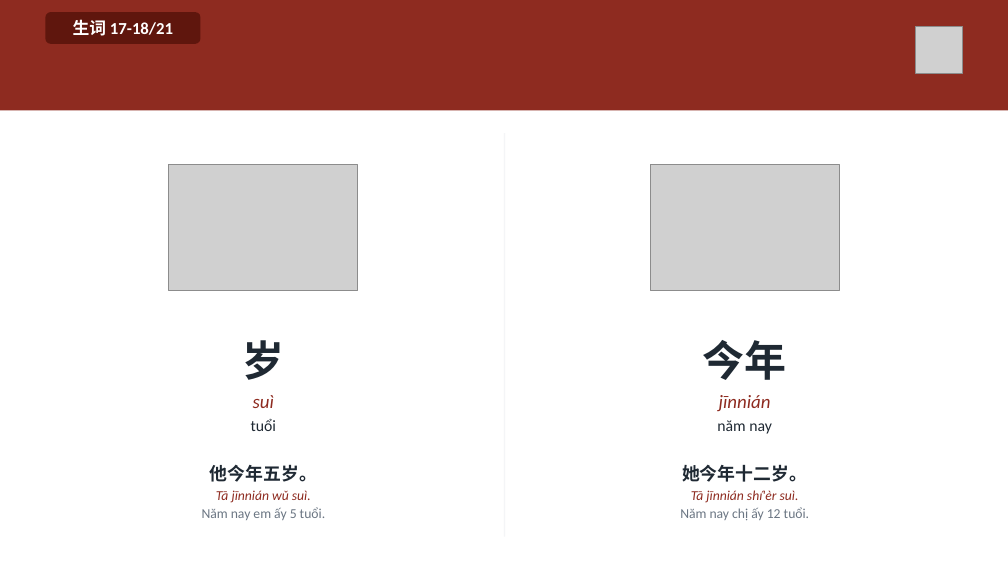
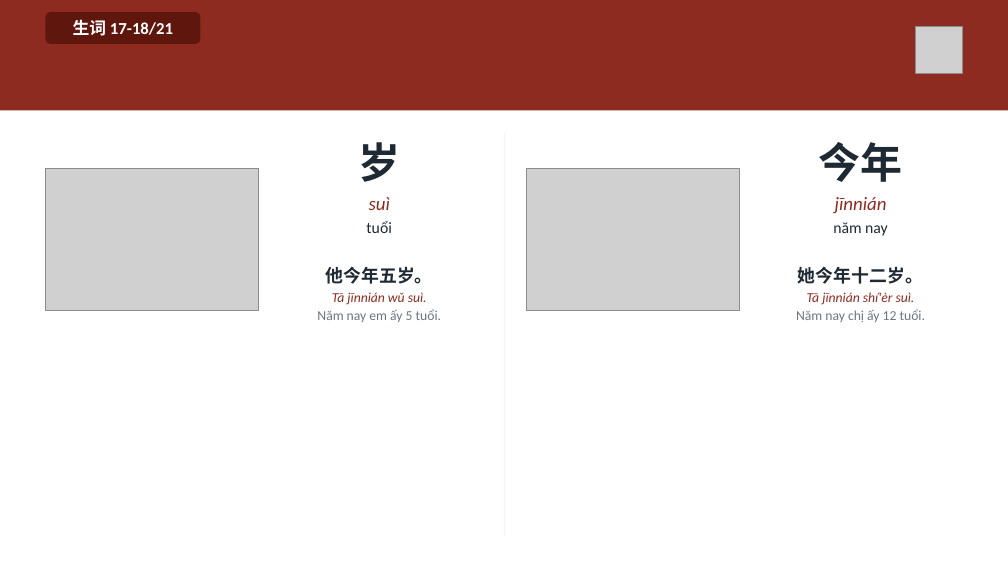
Before and after one commit to HuyenNguyen911/chinese-learning-os, a slide deck: slide 16 of output/hsk1/buoi04_giadinh/slide/Buoi-04-Giadinh.pptx (slide 12 before the commit). Drawn at 1008x567 pixels with LibreOffice and Linux fonts; fonts in the diff are those of the drawing; grey boxes stand for pictures. Boxes give left, top, right and bottom in pixels: in the first picture for what was removed or moved away, otherwise in the second. Text is boxed around its words. In the diff, an @@ line names an element or a change of style, - is before the commit and + after.

```diff
--- a/output/hsk1/buoi04_giadinh/slide/Buoi-04-Giadinh.pptx
+++ b/output/hsk1/buoi04_giadinh/slide/Buoi-04-Giadinh.pptx
@@ text "岁": place and size @@
-text "岁" at bbox=[242, 340, 284, 431]
+text "岁" at bbox=[358, 142, 400, 233]
@@ text "今年": place and size @@
-text "今年" at bbox=[703, 340, 787, 434]
+text "今年" at bbox=[819, 142, 903, 236]
@@ picture: place and size @@
-picture at bbox=[169, 165, 358, 291]
+picture at bbox=[45, 169, 259, 311]
@@ picture: place and size @@
-picture at bbox=[650, 165, 839, 291]
+picture at bbox=[527, 169, 740, 311]
@@ text "他今年五岁。": place and size @@
-text "他今年五岁。" at bbox=[202, 464, 325, 520]
+text "他今年五岁。" at bbox=[317, 266, 441, 322]
@@ text "她今年十二岁。": place and size @@
-text "她今年十二岁。" at bbox=[680, 464, 809, 520]
+text "她今年十二岁。" at bbox=[796, 266, 925, 322]
```
Also in this commit, not shown: 12 other slides changed, 4 slides added, 39 other files.
